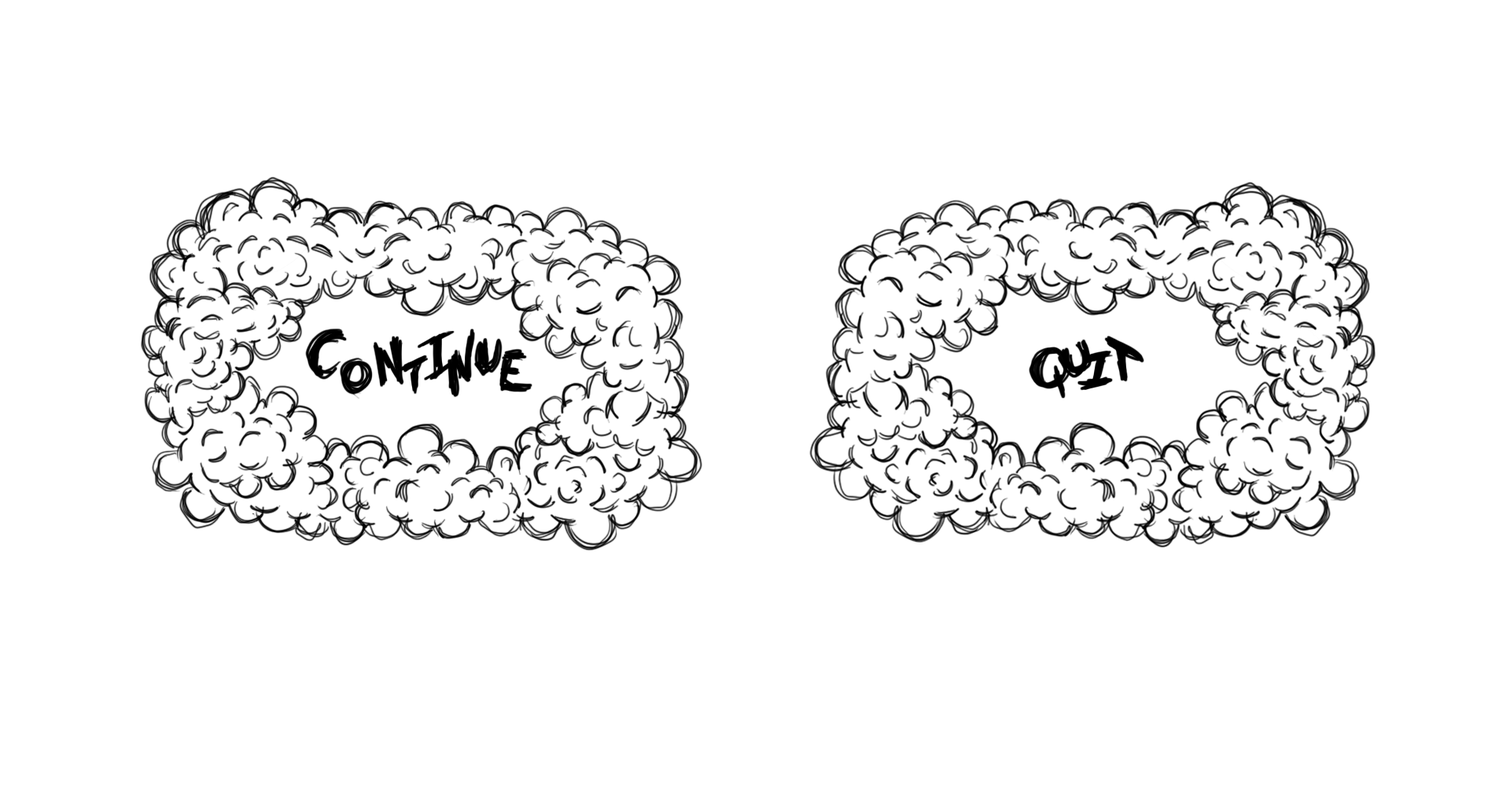
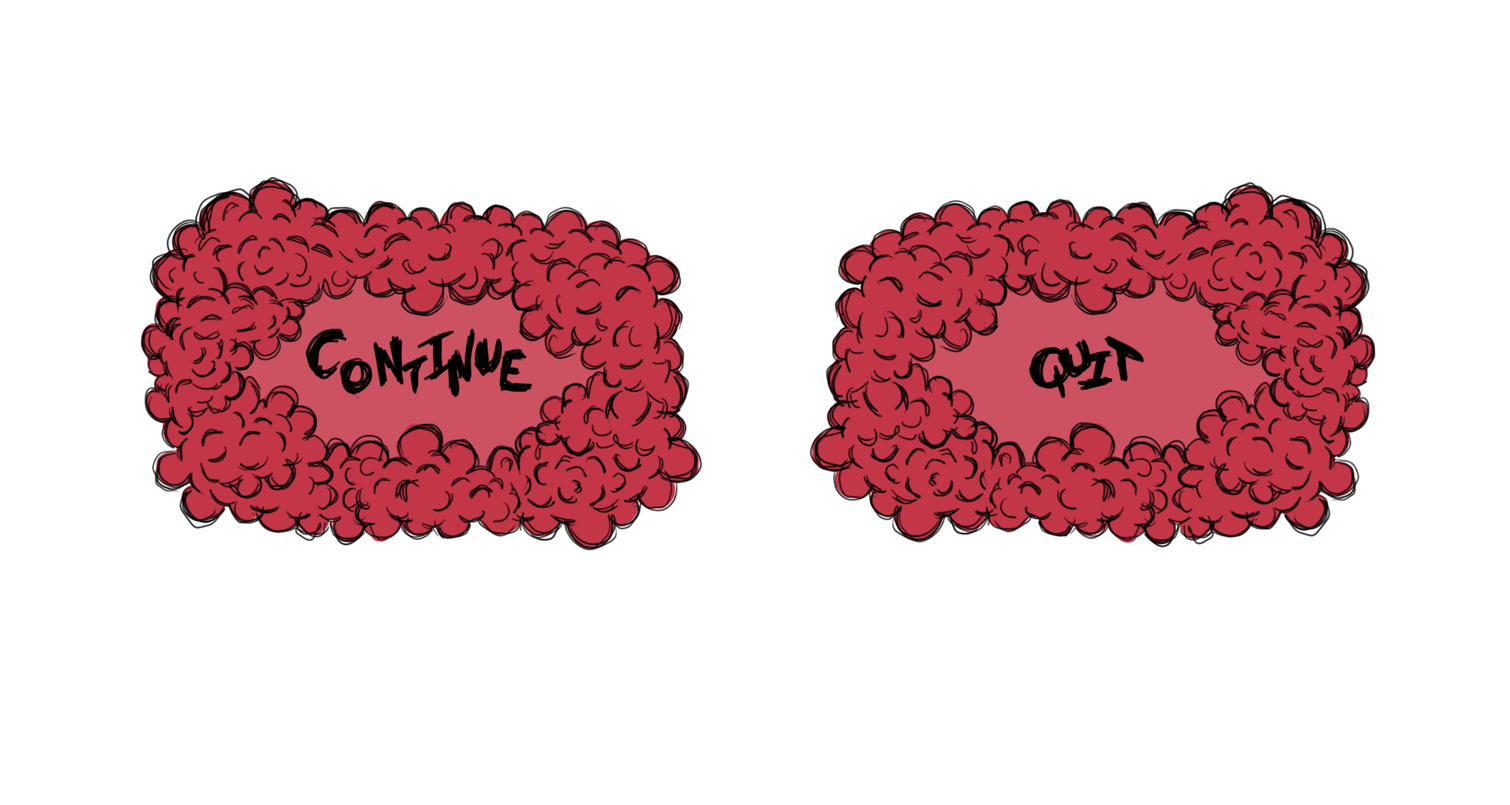
Two versions of the same layered image (1510×805). Layer-by-layer changes:
added layer "color" (1st of 2) above "color" over [left=140, top=179, right=700, bottom=548]
added layer "color" (2nd of 2) above "Layer 1" over [left=811, top=184, right=1376, bottom=545]
added layer "Layer 1" above "angry sheep" over [left=224, top=250, right=1300, bottom=486]
